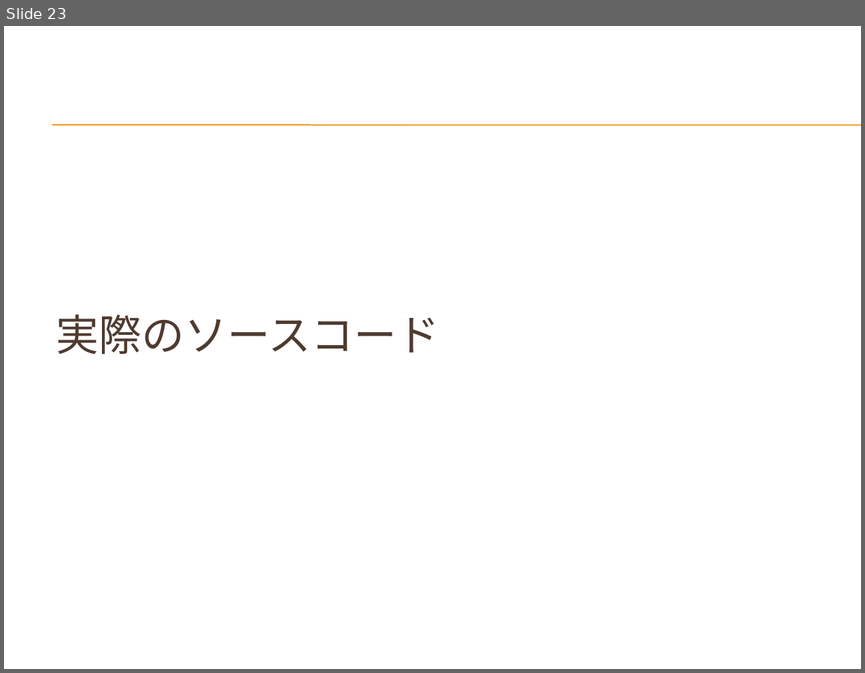
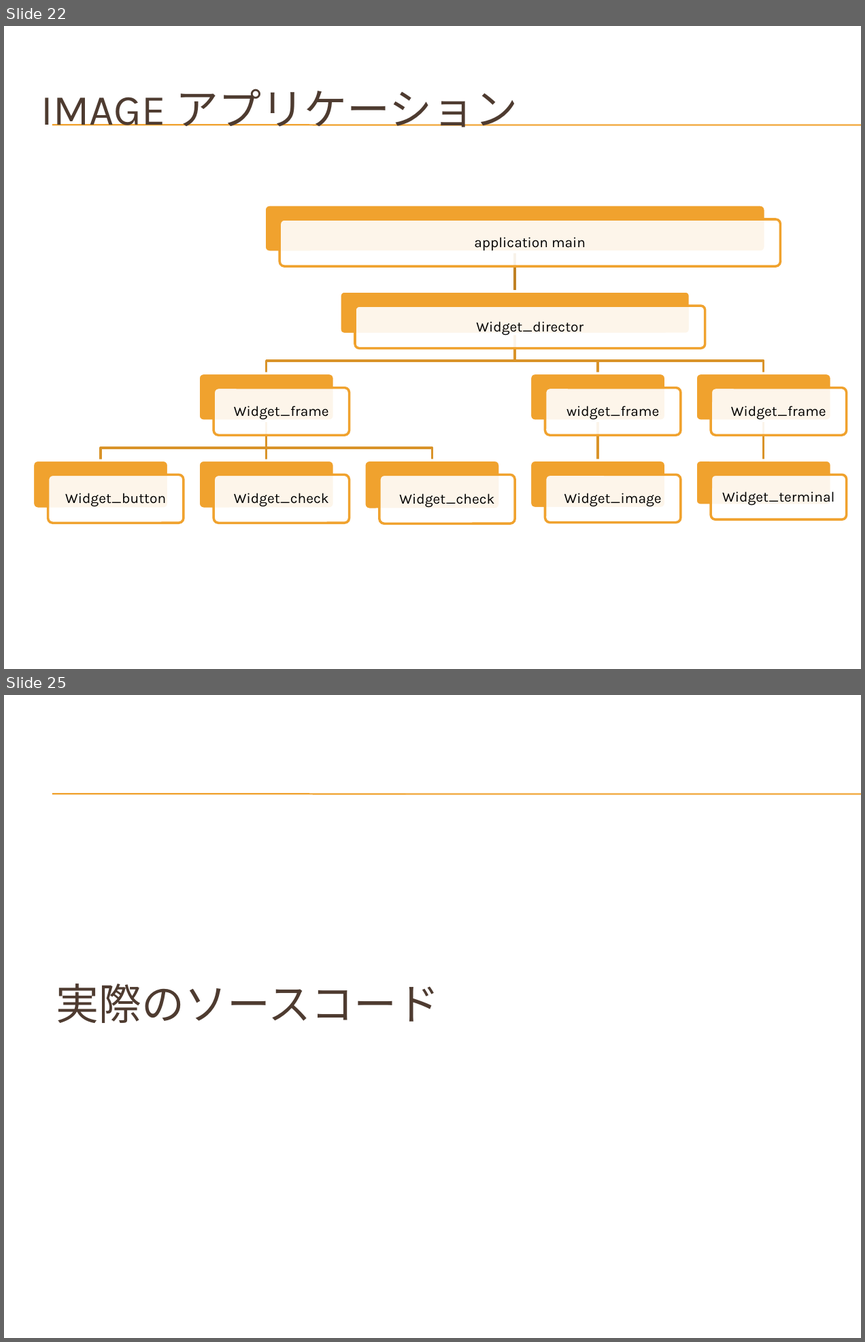
Before and after one commit to hirakuni45/glfw3_app, a slide deck: glfw3_app/docs/GLFW3_OpenGL_GUI.pptx. Shown one above the other, each under a label of ours: slide 23 before the commit, slides 22 and 25 after it; the slides between them are not shown. The pictures are 865x673 and 865x1342 pixels, drawn with LibreOffice and Linux fonts; fonts in the diff are those of the drawing; background and template pictures are left out. Boxes give left, top, right and bottom in pixels: in the first picture for what was removed or moved away, otherwise in the second. Text is boxed around its words. In the diff, an @@ line names an element or a change of style, - is before the commit and + after.

```diff
--- a/glfw3_app/docs/GLFW3_OpenGL_GUI.pptx
+++ b/glfw3_app/docs/GLFW3_OpenGL_GUI.pptx
@@ slide 22 added at [4,26,861,669], background picture (left out); not listed: 2 template elements that a slide beside it also shows @@
@@ title added at [41,89,518,127], 36 pt, text #4E3B30 @@
+IMAGE アプリケーション
@@ group added at [33,205,847,523]: 20 rounded rectangles, 10 texts, 9 freeform shapes @@
+application main
+Widget_director
+Widget_frame
+Widget_button
+Widget_check
+Widget_check
+widget_frame
+Widget_image
+Widget_frame
+Widget_terminal
@@ what was slide 23 is now slide 25 @@
```
Also in this commit, not shown: 9 slides changed, 4 other slides added, 1 slide removed, 1 other file.
